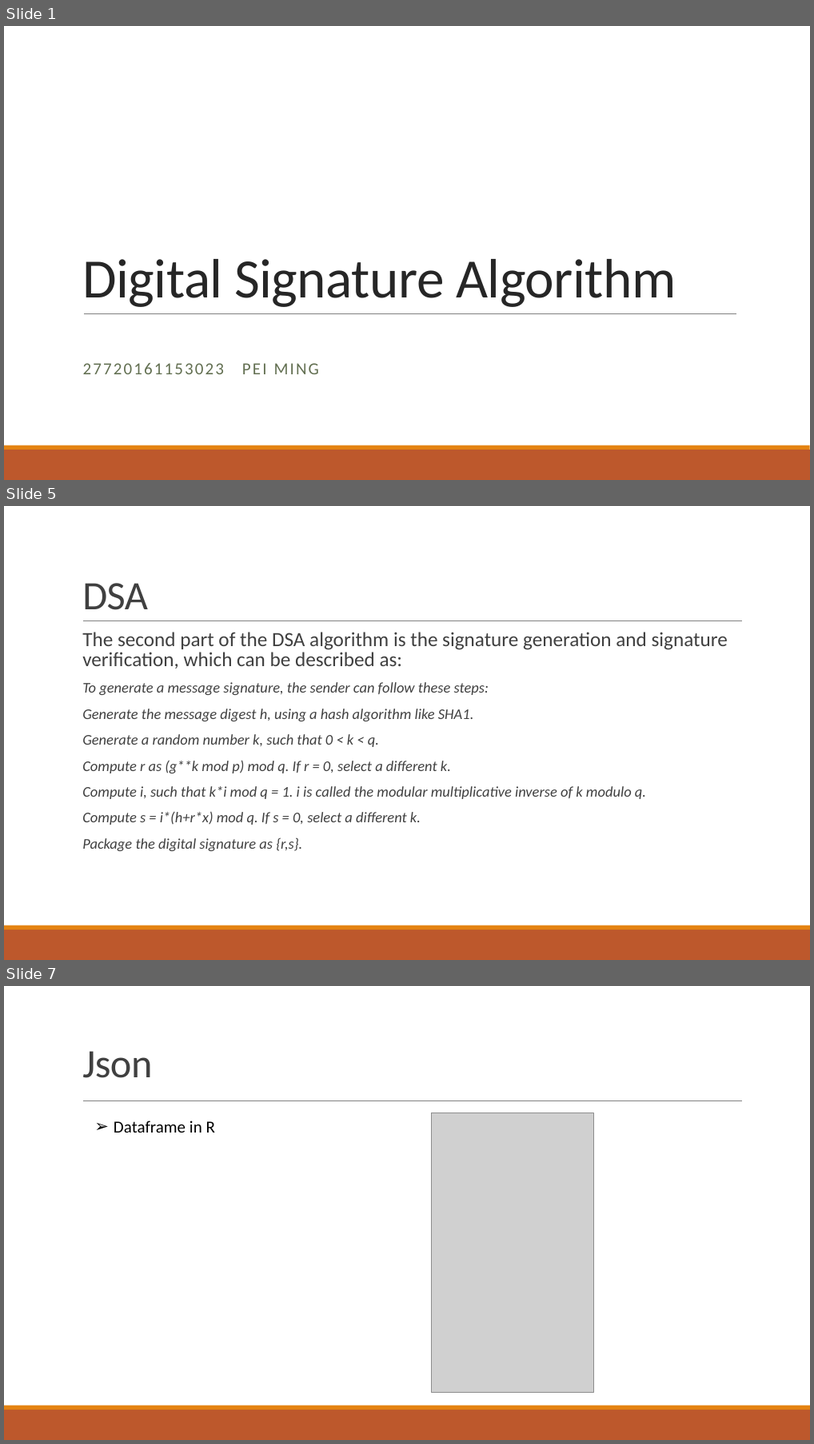
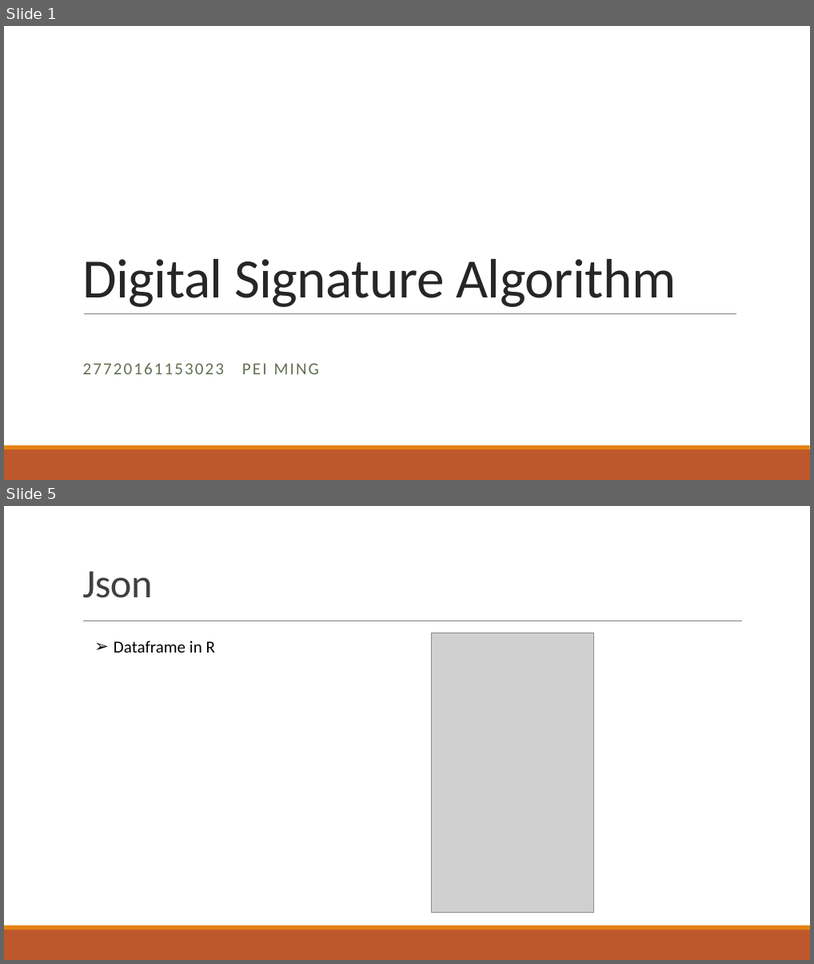
Before and after one commit to mpmp2013/Home-Work-for-BDIF, a slide deck: DSA_PeiMing.pptx. Shown one above the other, each under a label of ours: slides 1, 5 and 7 before the commit, slides 1 and 5 after it; the slides between them are not shown. The pictures are 814x1444 and 814x964 pixels, drawn with LibreOffice and Linux fonts; fonts in the diff are those of the drawing; grey boxes stand for pictures. Boxes give left, top, right and bottom in pixels: in the first picture for what was removed or moved away, otherwise in the second. Text is boxed around its words. In the diff, an @@ line names an element or a change of style, - is before the commit and + after.

```diff
--- a/DSA_PeiMing.pptx
+++ b/DSA_PeiMing.pptx
@@ slide 5 removed at [4, 506, 810, 960], background #FFFFFF; not listed: 3 template elements that a slide beside it also shows @@
@@ title removed at [82, 583, 148, 610] @@
-DSA
@@ text removed at [82, 632, 728, 851] @@
-  The second part of the DSA algorithm is the signature generation and signature verification, which can be described as:
-  To generate a message signature, the sender can follow these steps:
-  Generate the message digest h, using a hash algorithm like SHA1.
-  Generate a random number k, such that 0 < k < q.
-  Compute r as (g**k mod p) mod q. If r = 0, select a different k.
-  Compute i, such that k*i mod q = 1. i is called the modular multiplicative inverse of k modulo q.
-  Compute s = i*(h+r*x) mod q. If s = 0, select a different k.
-  Package the digital signature as {r,s}.
@@ what was slide 7 is now slide 5 @@
```
Also in this commit, not shown: 3 slides changed, 1 slide added, 2 other slides removed, 1 other file.
